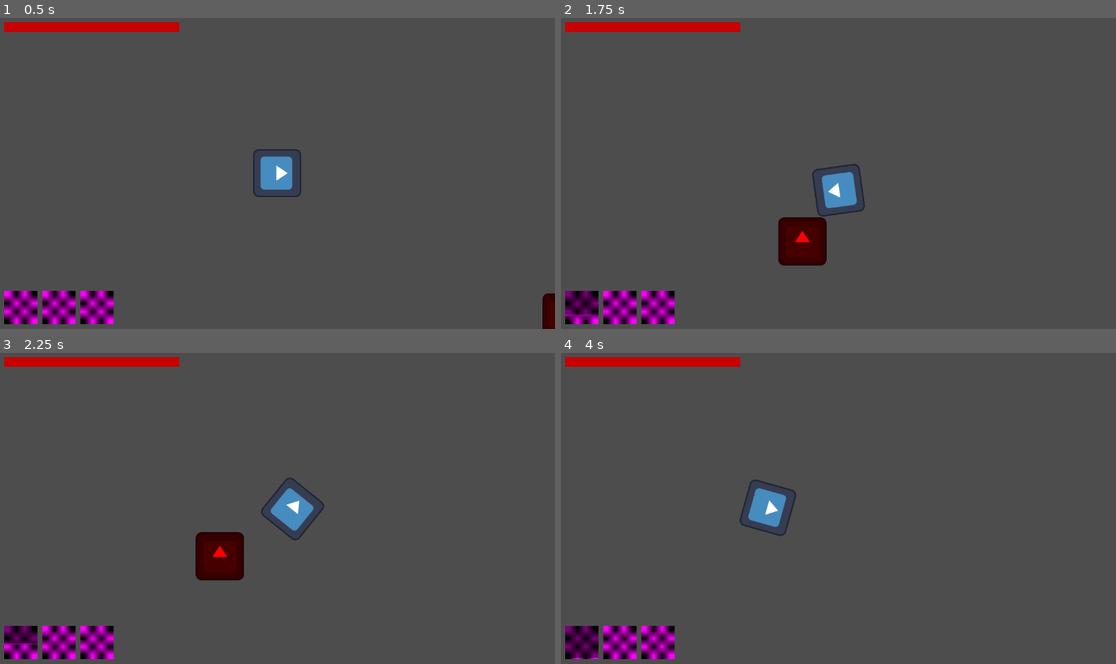
Above: before the commit, frames 1-4 (two rows, left to right).
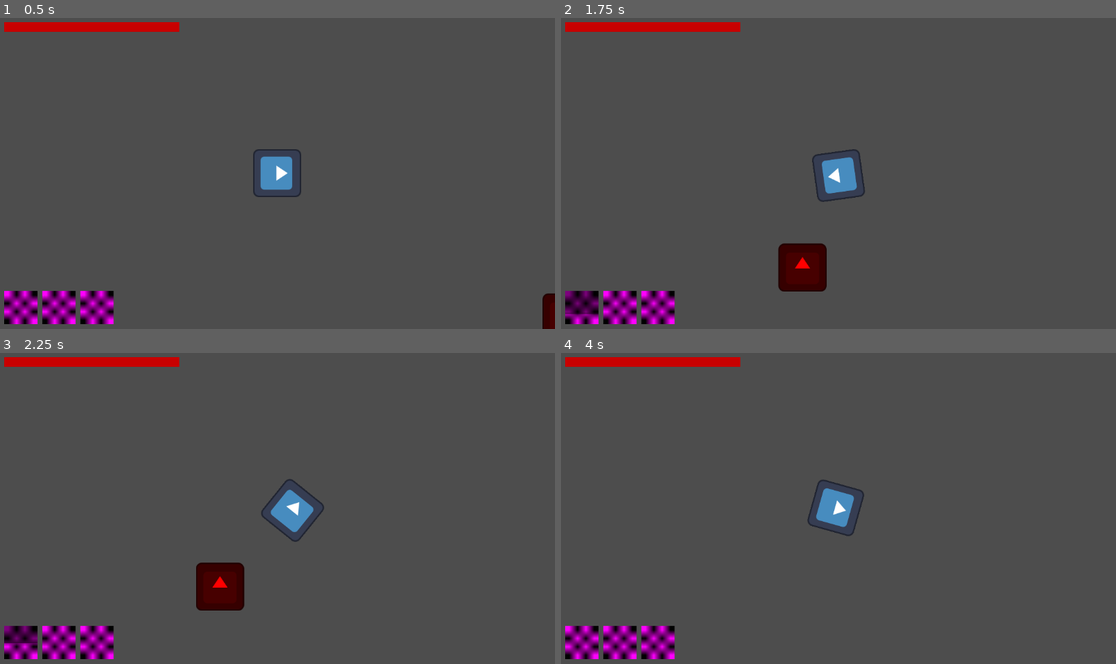
Above: after the commit, the same moments.

Repository: deshis/igdt-hack-and-slash
Game: Godot game, scene res://Scenes/main.tscn
Two runs of this game, one before a commit and one after it. Both use one fixed random seed, a clock stepped at 60 frames per second and the inputs below. The engine's default icon, where the game draws it, is replaced by a stand-in: a white triangle on a blue panel in a dark square.
Inputs (mouse positions are in pixels of both pictures, inside the frame that each line leads up to):
- Up to frame 1 (0.5 s): no input
- Up to frame 2 (1.75 s): tap Enter at 0.5 s; move the mouse to (960, 157) at 0.52 s; press the mouse at (960, 157) at 0.53 s; hold D (move_right) 0.53-1.28 s; tap Shift (movement_ability) at 0.8, 1.35 s; move the mouse to (727, 189) at 1.27 s; release the mouse at (727, 189) at 1.28 s; hold S (move_down) from 1.28 s (still down); right-click (727, 189) at 1.55 s
- Up to frame 3 (2.25 s): move the mouse to (333, 440) at 2.02 s; release S (move_down) at 2.03 s; press the mouse at (333, 440) at 2.03 s; hold D (move_right) from 2.03 s (still down); right-click (333, 440) at 2.1 s
- Up to frame 4 (4 s): move the mouse to (810, 570) at 2.77 s; release D (move_right) at 2.78 s; release the mouse at (810, 570) at 2.78 s; hold W (move_up) 2.78-3.53 s; click (810, 570) at 2.85 s; tap Shift (movement_ability) at 3.05 s; move the mouse to (1005, 555) at 3.52 s; hold A (move_left) from 3.53 s (still down); hold Shift (movement_ability) from 3.53 s (still down); right-click (1005, 555) at 3.8 s

Frame 1 is identical in both runs. In frame 2, 2.5% of the frame differs, in the area x 39-55%, y 42-88%; in frame 3, 2.1%; in frame 4, 2.2%.

Commit message:
add heavy attack

Diff:
--- a/Scenes/main.tscn
+++ b/Scenes/main.tscn
@@ -7,7 +7,7 @@
 [ext_resource type="Script" uid="uid://bpirytgf71ffg" path="res://Scripts/pause_menu.gd" id="5_kry3j"]
 
 [sub_resource type="RectangleShape2D" id="RectangleShape2D_kry3j"]
-size = Vector2(158.00003, 182.00003)
+size = Vector2(190.00005, 161.99997)
 
 [sub_resource type="RectangleShape2D" id="RectangleShape2D_7dm0k"]
 size = Vector2(100, 100)
@@ -31,20 +31,36 @@
 
 [node name="Player" parent="." instance=ExtResource("1_jjgbg")]
 
-[node name="light_attack" type="Sprite2D" parent="Player"]
+[node name="LightAttackObject" type="Sprite2D" parent="Player"]
 visible = false
 position = Vector2(0, -88.02471)
 rotation = -3.1415927
 scale = Vector2(1.7929773, 1.3753855)
 
-[node name="hitbox" type="Area2D" parent="Player/light_attack"]
+[node name="hitbox" type="Area2D" parent="Player/LightAttackObject"]
 position = Vector2(0, -64.00002)
 rotation = 3.1415927
 scale = Vector2(0.5577315, 0.72706884)
 
-[node name="CollisionShape2D" type="CollisionShape2D" parent="Player/light_attack/hitbox"]
-position = Vector2(-9.094947e-13, -80.99997)
-scale = Vector2(0.9999997, 0.9999997)
+[node name="CollisionShape2D" type="CollisionShape2D" parent="Player/LightAttackObject/hitbox"]
+position = Vector2(-1.8189894e-12, -80.99993)
+scale = Vector2(0.9999995, 0.9999995)
+shape = SubResource("RectangleShape2D_kry3j")
+
+[node name="HeavyAttackObject" type="Sprite2D" parent="Player"]
+visible = false
+position = Vector2(0, -88.02471)
+rotation = -3.1415927
+scale = Vector2(1.7929773, 1.3753855)
+
+[node name="Hitbox" type="Area2D" parent="Player/HeavyAttackObject"]
+position = Vector2(0, -64.00002)
+rotation = 3.1415927
+scale = Vector2(0.5577315, 0.72706884)
+
+[node name="CollisionShape2D" type="CollisionShape2D" parent="Player/HeavyAttackObject/Hitbox"]
+position = Vector2(-9.845354e-06, -80.99997)
+scale = Vector2(0.9999989, 0.9999989)
 shape = SubResource("RectangleShape2D_kry3j")
 
 [node name="evil placeholder guy" type="CharacterBody2D" parent="."]
--- a/Scenes/player.tscn
+++ b/Scenes/player.tscn
@@ -27,13 +27,13 @@
 [node name="DashLengthTimer" type="Timer" parent="."]
 one_shot = true
 
-[node name="LightAttackCooldownTimer" type="Timer" parent="."]
+[node name="AttackCooldownTimer" type="Timer" parent="."]
 one_shot = true
 
-[node name="LightAttackLengthTimer" type="Timer" parent="."]
+[node name="AttackLengthTimer" type="Timer" parent="."]
 one_shot = true
 
 [connection signal="timeout" from="DashCooldownTimer" to="." method="_on_dash_cooldown_timer_timeout"]
 [connection signal="timeout" from="DashLengthTimer" to="." method="_on_dash_length_timer_timeout"]
-[connection signal="timeout" from="LightAttackCooldownTimer" to="." method="_on_light_attack_cooldown_timer_timeout"]
-[connection signal="timeout" from="LightAttackLengthTimer" to="." method="_on_light_attack_length_timer_timeout"]
+[connection signal="timeout" from="AttackCooldownTimer" to="." method="_on_attack_cooldown_timer_timeout"]
+[connection signal="timeout" from="AttackLengthTimer" to="." method="_on_attack_length_timer_timeout"]
--- a/Scripts/player.gd
+++ b/Scripts/player.gd
@@ -2,6 +2,8 @@
 
 var input: Vector2
 
+var can_move := true
+var can_look_around := true
 @export var movement_speed := 500.0
 @export var acceleration := 15.0
 
@@ -10,16 +12,21 @@
 
 signal update_hp_bar
 signal dash_used
-signal light_attack_used
+signal attack_used
 
 
 var can_attack := true
 var attacking := false
-@onready var light_attack_cooldown_timer: Timer = $LightAttackCooldownTimer
-@onready var light_attack_length_timer: Timer = $LightAttackLengthTimer
-@onready var light_attack_sprite = $light_attack
+@onready var attack_cooldown_timer: Timer = $AttackCooldownTimer
+@onready var attack_length_timer: Timer = $AttackLengthTimer
+
+@onready var light_attack_object = $LightAttackObject
 var light_attack_cooldown:= 0.2
 var light_attack_length:= 0.1
+
+@onready var heavy_attack_object = $HeavyAttackObject
+var heavy_attack_cooldown:= 0.4
+var heavy_attack_length:= 0.3
 
 var can_dash:= true
 var dashing = false
@@ -34,26 +41,21 @@
 
 func _physics_process(delta) -> void:
 	update_input()
-	update_facing_dir()
+	if can_look_around:
+		update_facing_dir()
 
-	if Input.is_action_pressed("movement_ability") and can_dash and input.length() > 0:
-		can_dash = false
-		dashing = true
-		dash_length_timer.start(dash_length)
-		dash_cooldown_timer.start(dash_cooldown)
-		current_speed = dash_speed
-		dash_used.emit(dash_cooldown)
-	else:
+	if Input.is_action_pressed("movement_ability") and can_move and can_dash and input.length() > 0:
+		dash()
+	elif can_move:
 		velocity = lerp(velocity, input * current_speed, acceleration * delta)
 
+	if Input.is_action_pressed("light_attack") and can_attack:
+		light_attack()
+
+	if Input.is_action_just_pressed("heavy_attack") and can_attack:
+		heavy_attack()
+
 	move_and_slide()
-
-	if Input.is_action_pressed("light_attack") and can_attack:
-		can_attack = false
-		light_attack_length_timer.start(light_attack_length)
-		light_attack_cooldown_timer.start(light_attack_cooldown)
-		light_attack_used.emit(light_attack_cooldown)
-		light_attack()
 
 
 func update_input() -> void:
@@ -62,26 +64,59 @@
 		input.y = Input.get_axis("move_up", "move_down")
 	input = input.normalized()
 
+
 func update_facing_dir() -> void:
 	var screen_center: Vector2 = get_viewport_rect().size / 2
 	var mouse_pos: Vector2 = get_viewport().get_mouse_position()
 
 	var dir: Vector2 = mouse_pos - screen_center
-	rotation = dir.angle() + PI / 2
+	rotation = dir.angle()+ Vector2.DOWN.angle()
 
 
 func light_attack() -> void:
-	light_attack_sprite.visible = true
+	can_attack = false
+	light_attack_object.visible = true
+	attack_length_timer.start(light_attack_length)
+	attack_cooldown_timer.start(light_attack_cooldown)
+	attack_used.emit(light_attack_cooldown)
 	attacking = true
 
 
-func _on_light_attack_length_timer_timeout() -> void:
-	light_attack_sprite.visible = false
+func heavy_attack() -> void:
+	can_attack = false
+	can_move = false
+	can_look_around = false
+
+	heavy_attack_object.visible = true
+	attack_length_timer.start(heavy_attack_length)
+	attack_cooldown_timer.start(heavy_attack_cooldown)
+	attack_used.emit(heavy_attack_cooldown)
+	attacking = true
+
+	# TODO: small dash in the dir of the attack
+	velocity = Vector2(0,0)
+
+
+func dash():
+	can_dash = false
+	dashing = true
+	dash_length_timer.start(dash_length)
+	dash_cooldown_timer.start(dash_cooldown)
+	current_speed = dash_speed
+	dash_used.emit(dash_cooldown)
+
+
+func _on_attack_length_timer_timeout() -> void:
+	# TODO: need to make this smarter later, but for now it just disables both attacks
+	light_attack_object.visible = false
+	heavy_attack_object.visible = false
 	attacking = false
 
 
-func _on_light_attack_cooldown_timer_timeout() -> void:
+func _on_attack_cooldown_timer_timeout() -> void:
 	can_attack = true
+	can_move = true
+	can_look_around = true
 
 
 func _on_dash_cooldown_timer_timeout() -> void:
--- a/project.godot
+++ b/project.godot
@@ -47,6 +47,11 @@
 "events": [Object(InputEventMouseButton,"resource_local_to_scene":false,"resource_name":"","device":-1,"window_id":0,"a …(253 unchanged characters)…
 ]
 }
+heavy_attack={
+"deadzone": 0.2,
+"events": [Object(InputEventMouseButton,"resource_local_to_scene":false,"resource_name":"","device":-1,"window_id":0,"alt_pressed":false,"shift_pressed":false,"ctrl_pressed":false,"meta_pressed":false,"button_mask":0,"position":Vector2(0, 0),"global_position":Vector2(0, 0),"factor":1.0,"button_index":2,"canceled":false,"pressed":false,"double_click":false,"script":null)
+]
+}
 
 [rendering]
 
